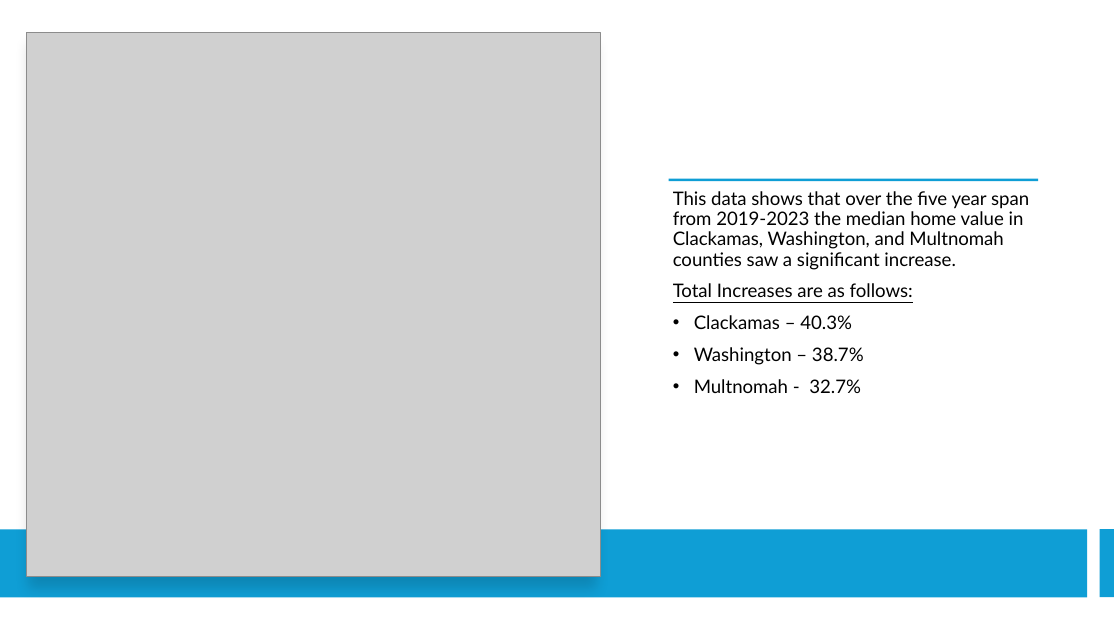
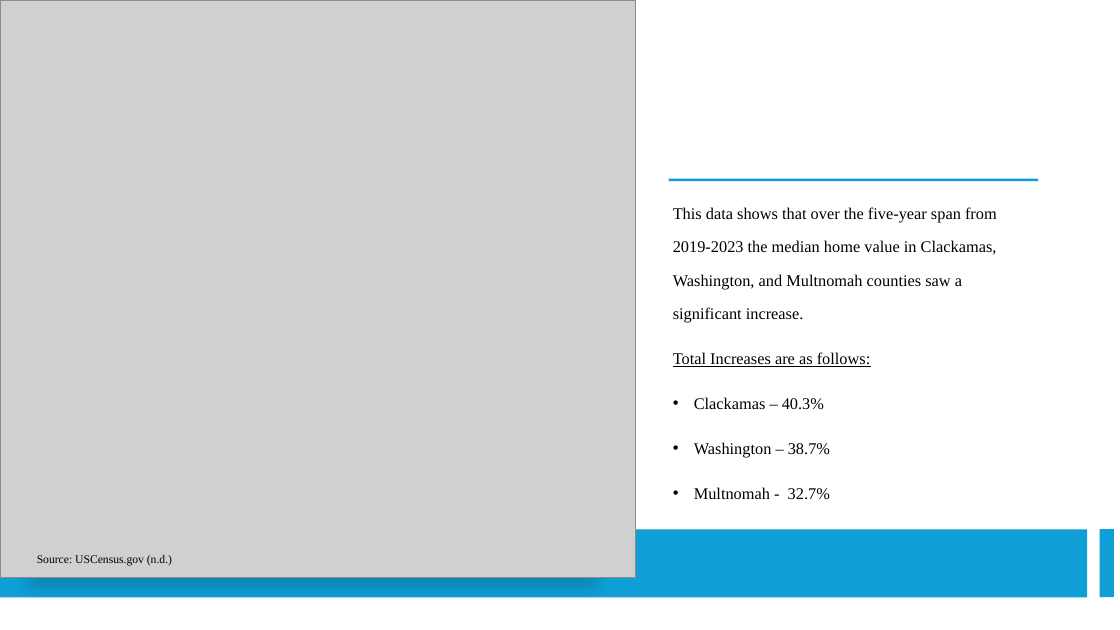
Before and after one commit to Tserrof7/Portland-Housing-Prices-Affordability-Project, a slide deck: slide 2 of Portland , Or Housing & Affordability.pptx. Drawn at 1120x630 pixels with LibreOffice and Linux fonts; fonts in the diff are those of the drawing; grey boxes stand for pictures. Boxes give left, top, right and bottom in pixels: in the first picture for what was removed or moved away, otherwise in the second. Text is boxed around its words. In the diff, an @@ line names an element or a change of style, - is before the commit and + after.

```diff
--- a/Portland , Or Housing & Affordability.pptx
+++ b/Portland , Or Housing & Affordability.pptx
@@ picture: place and size @@
-picture at <box>27,33,602,576</box>
+picture at <box>0,0,636,578</box>
@@ text at <box>673,207,997,323</box>: text changed; size 16 to 14 pt; font Lato to Times New Roman @@
-This data shows that over the five year span from 2019-2023 the median home value in Clackamas, Washington, and Multnomah counties saw a significant increase.
+This data shows that over the five-year span from 2019-2023 the median home value in Clackamas, Washington, and Multnomah counties saw a significant increase.
@@ text at <box>673,352,871,458</box>: size 16 to 14 pt, font Lato to Times New Roman in "Total Increases are as follows:", "Clackamas – 40.3%", "Washington – 38.7%", "Multnomah - 32.7%"; line spacing 0.9 to 1.7 @@
@@ text added at <box>37,555,172,566</box>, 10 pt, text #000000 @@
+Source: USCensus.gov (n.d.)
```
Also in this commit, not shown: 10 other slides changed, 4 slides added, 3 slides removed.
